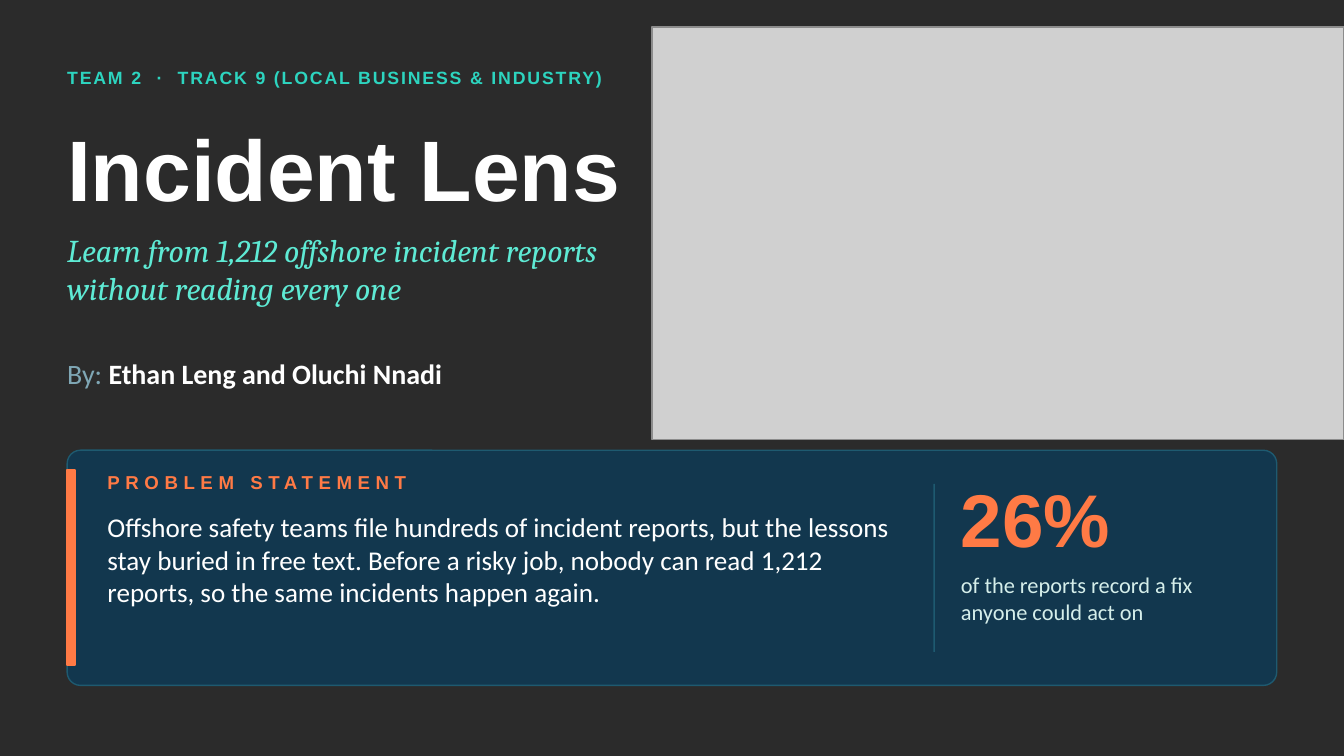
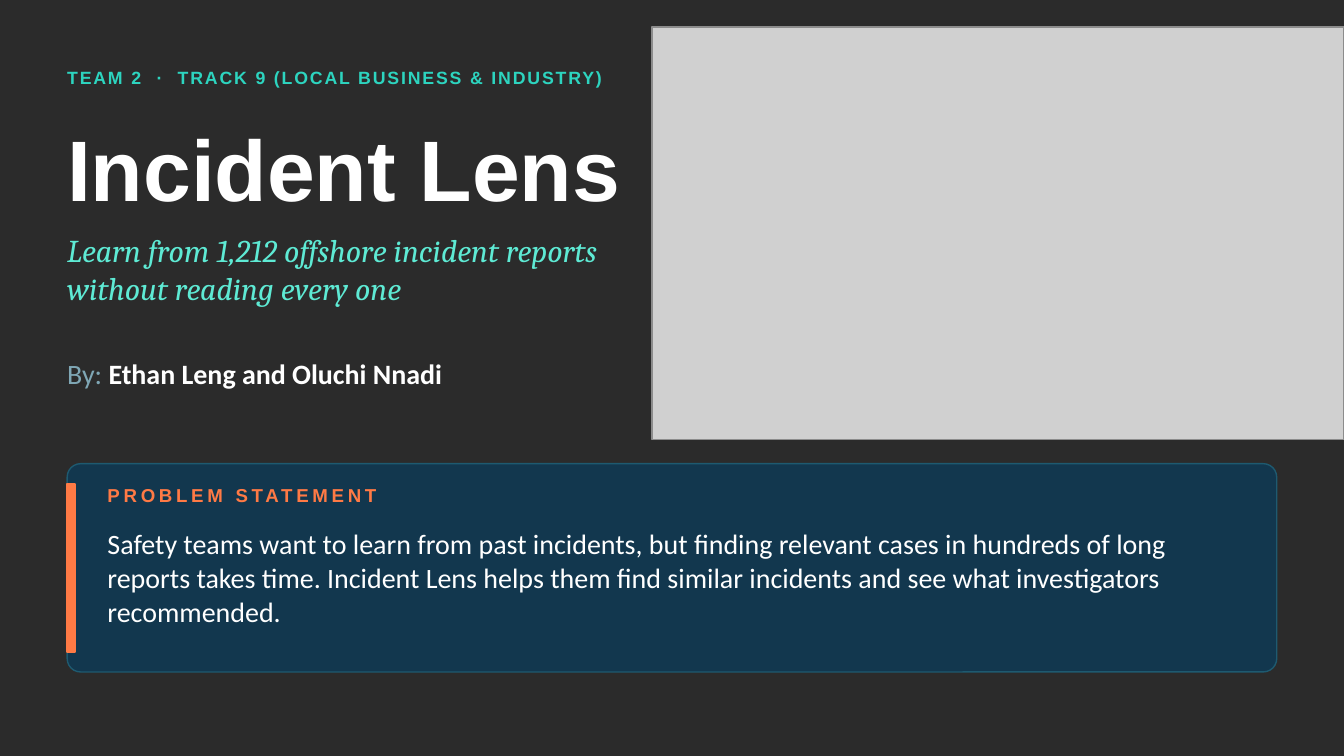
Before and after one commit to Epinore/incident-lens, a slide deck: slide 1 of slides/Team 2 slides.pptx. Drawn at 1344x756 pixels with LibreOffice and Linux fonts; fonts in the diff are those of the drawing; grey boxes stand for pictures; background and template pictures are left out; a plain dark background stands for a picture behind light text. Boxes give left, top, right and bottom in pixels: in the first picture for what was removed or moved away, otherwise in the second. Text is boxed around its words. In the diff, an @@ line names an element or a change of style, - is before the commit and + after.

```diff
--- a/slides/Team 2 slides.pptx
+++ b/slides/Team 2 slides.pptx
@@ rounded rectangle: place and size @@
-rounded rectangle at bbox=[67, 450, 1277, 685]
+rounded rectangle at bbox=[67, 464, 1277, 672]
@@ rounded rectangle at bbox=[67, 464, 1277, 672]: proportions changed @@
@@ rectangle: place and size @@
-rectangle at bbox=[67, 470, 75, 665]
+rectangle at bbox=[67, 484, 75, 652]
@@ text "PROBLEM STATEMENT": place and size @@
-text "PROBLEM STATEMENT" at bbox=[108, 470, 900, 504]
+text "PROBLEM STATEMENT" at bbox=[108, 484, 1236, 517]
@@ text "PROBLEM STATEMENT" at bbox=[108, 484, 1236, 517]: letter spacing 3 to 2 pt @@
@@ line removed from (934, 484) to (934, 652) @@
@@ text removed at bbox=[961, 495, 1110, 548] @@
-26%
@@ text at bbox=[107, 534, 1165, 622]: text changed; size 14.5 to 15 pt @@
-Offshore safety teams file hundreds of incident reports, but the lessons stay buried in free text. Before a risky job, nobody can read 1,212 reports, so the same incidents happen again.
+Safety teams want to learn from past incidents, but finding relevant cases in hundreds of long reports takes time. Incident Lens helps them find similar incidents and see what investigators recommended.
@@ text removed at bbox=[961, 577, 1193, 624] @@
-of the reports record a fix anyone could act on
```
Also in this commit, not shown: 5 other slides changed, 1 other file.
